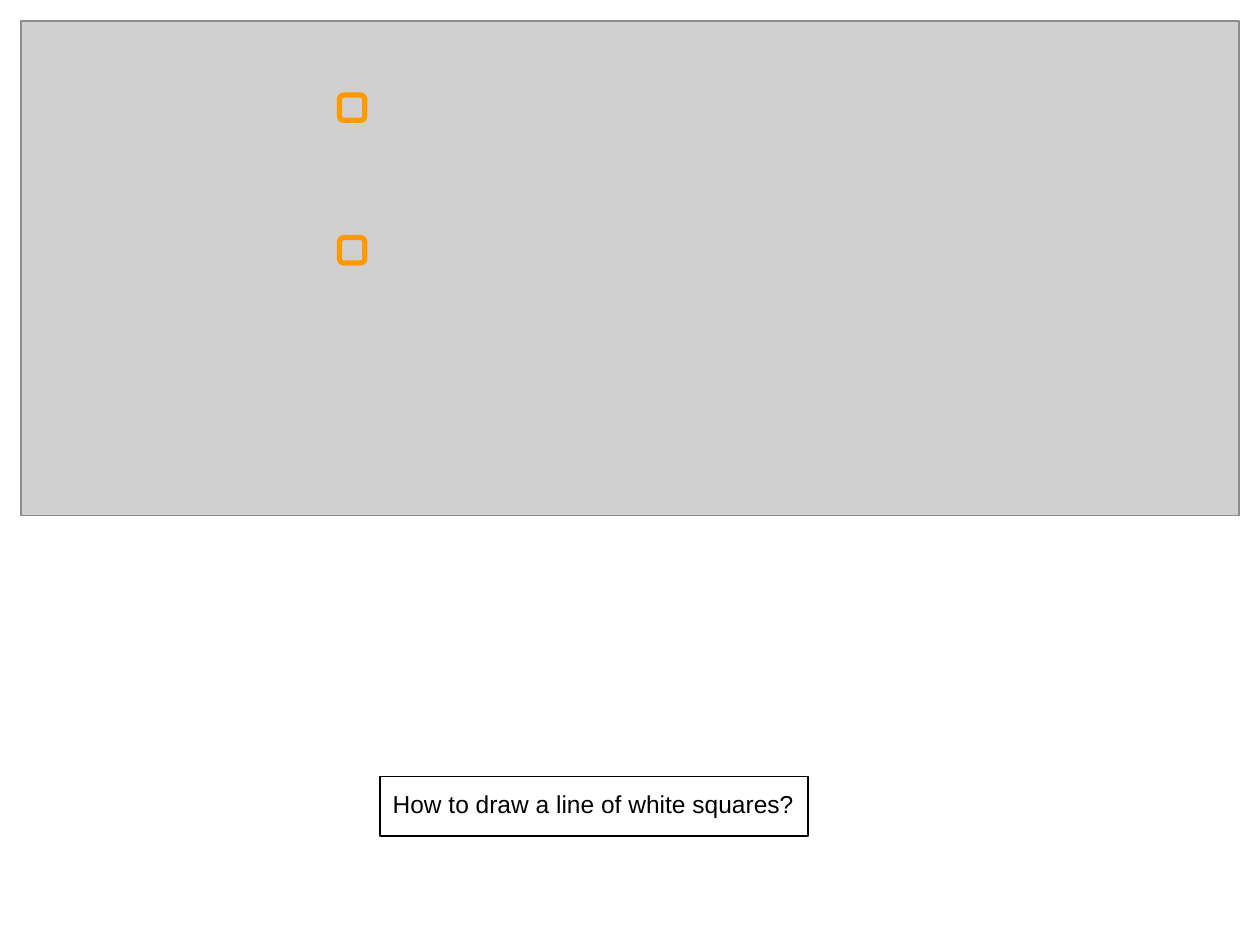
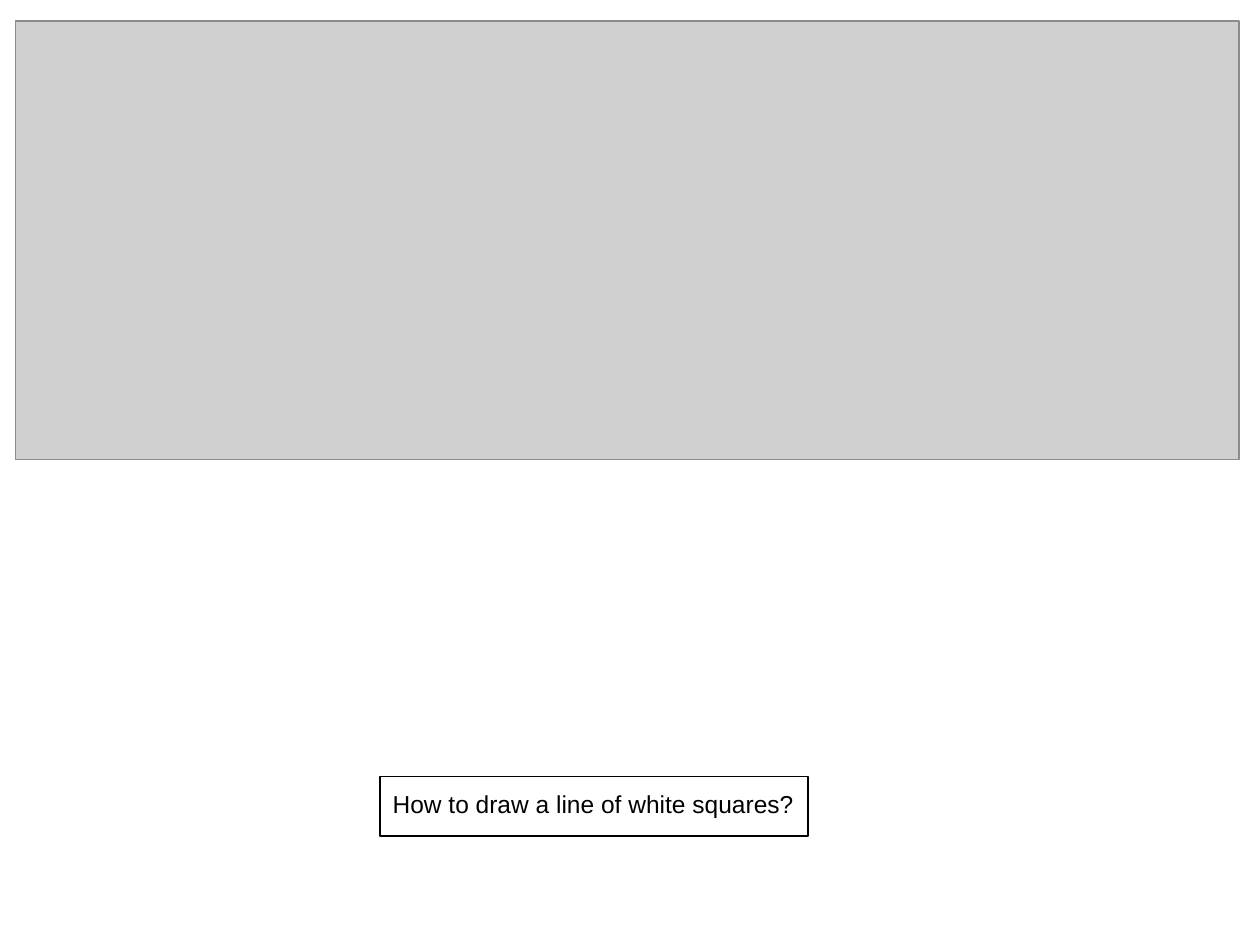
Before and after one commit to csbridge/csbridge2020, a slide deck: slide 35 of docs/slides/Lecture9.pptx (slide 38 before the commit). Drawn at 1260x945 pixels with LibreOffice and Linux fonts; fonts in the diff are those of the drawing; grey boxes stand for pictures. Boxes give left, top, right and bottom in pixels: in the first picture for what was removed or moved away, otherwise in the second. Text is boxed around its words. In the diff, an @@ line names an element or a change of style, - is before the commit and + after.

```diff
--- a/docs/slides/Lecture9.pptx
+++ b/docs/slides/Lecture9.pptx
@@ picture: place and size @@
-picture at (21,21,1240,517)
+picture at (15,21,1239,460)
@@ rounded rectangle removed at (339,94,364,120) @@
@@ rounded rectangle removed at (339,238,364,263) @@
```
Also in this commit, not shown: 9 other slides changed, 5 slides added, 8 slides removed, 5 other files.
